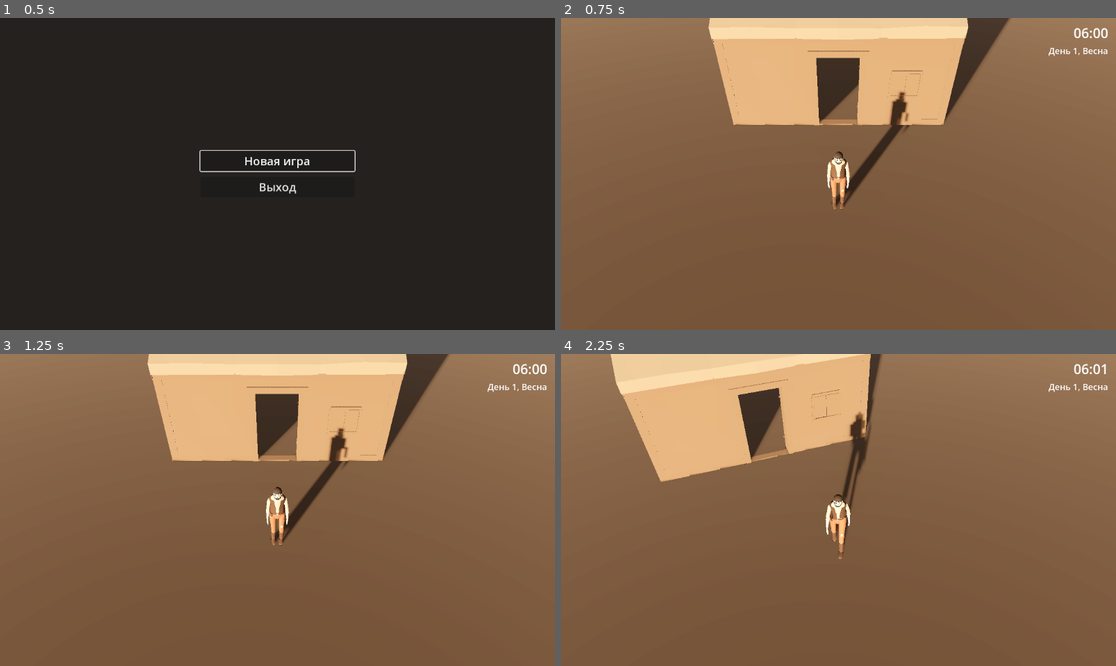
Above: before the commit, frames 1-4 (two rows, left to right).
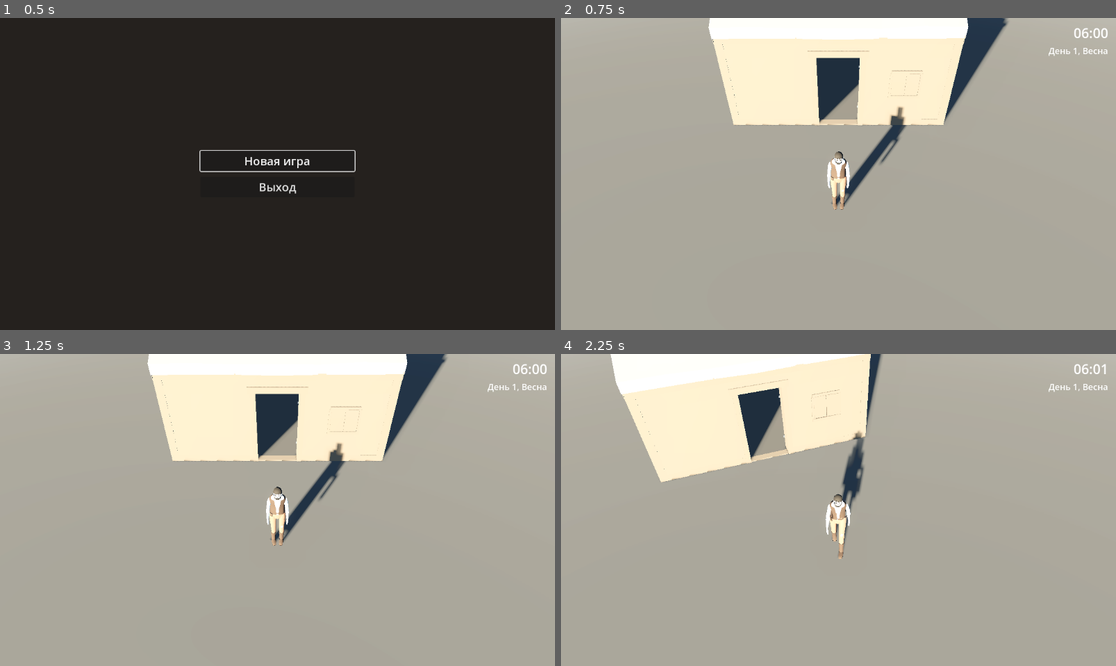
Above: after the commit, the same moments.

Repository: fea203456/Claude-
Game: Godot game, scene res://scenes/ui/main_menu.tscn
Two runs of this game, one before a commit and one after it. Both use one fixed random seed, a clock stepped at 60 frames per second and the inputs below.
Inputs (mouse positions are in pixels of both pictures, inside the frame that each line leads up to):
- Up to frame 1 (0.5 s): no input
- Up to frame 2 (0.75 s): click "Новая игра" at 0.5 s
- Up to frame 3 (1.25 s): no input
- Up to frame 4 (2.25 s): tap Enter at 1.25 s; move the mouse to (960, 494) at 1.27 s; hold D (move_right) 1.28-2.03 s; tap Q (camera_rotate_left) at 1.35 s; click (960, 494) at 1.42 s; move the mouse to (727, 525) at 2.02 s; hold S (move_back) from 2.03 s (still down); tap R (camera_rotate_right) at 2.1 s

Frame 1 is identical in both runs. In frame 2, 100% of the frame differs, in the area x 0-100%, y 0-100%; in frame 3, 100%; in frame 4, 100%.

Commit message:
Свет: съёмка шести кадров суток и проверка контраста
- daynight_capture.gd: шесть кадров (06/12/19/21/23/01), ракурс SHOT_POSE
  на северо-западный угол частокола, --pose для подбора кадра.
- check_luminance.py: YAVG и контраст YHIGH−YLOW, --min-contrast N;
  0 — порядок и контраст, 1 — нарушение, 2 — не удалось измерить.
- capture_daynight.sh: порог по умолчанию 39 (1.5 × контраст 12:00 до настройки).
- Настройка: вклад неба в ambient 0.35 (ambient_energy кривой заработал),
  без эмиссии глобального тумана, дистанционная дымка по глубине,
  плотный наземный туман только за частоколом, холодная луна,
  тёмное поле за оградой, объёмный туман 96/96 + дебандинг.

Co-Authored-By: Claude Opus 5.5 <noreply@anthropic.com>
Claude-Session: https://claude.ai/code/session_01799EQgMrSxx1d7nx5NPXL8

Diff:
--- a/game/project.godot
+++ b/game/project.godot
@@ -18,9 +18,10 @@
 [rendering]
 
 renderer/rendering_method="forward_plus"
-environment/volumetric_fog/volume_size=128
-environment/volumetric_fog/volume_depth=128
+environment/volumetric_fog/volume_size=96
+environment/volumetric_fog/volume_depth=96
 environment/volumetric_fog/use_filter=1
+anti_aliasing/quality/use_debanding=true
 
 [internationalization]
 
--- a/game/scenes/dev/daynight_capture.gd
+++ b/game/scenes/dev/daynight_capture.gd
@@ -1,17 +1,21 @@
 extends SceneTree
 ## Съёмщик суток для tools/capture_daynight.sh.
 ##   tools/godot.sh display --script res://scenes/dev/daynight_capture.gd -- <out_dir>
-##     грузит ферму через Game.new_game(), для minutes 0, 360, 780, 1020 ставит время на
-##     замороженных часах, ждёт 30 кадров (туман стабилизируется) и пишет
-##     day_0600.png, day_1200.png, day_1900.png, day_2300.png (1280×720) в out_dir.
+##     грузит ферму через Game.new_game(), ставит героя и камеру в SHOT_POSE, для каждого
+##     minutes из SHOTS ставит время на замороженных часах, ждёт SETTLE_FRAMES кадров
+##     (объёмный туман с временным сглаживанием оседает) и пишет <name>.png (1280×720) в out_dir.
+##   ... -- <out_dir> --pose x,z,yaw_index,distance — другой ракурс (подбор кадра).
 ##   ... -- --walk [minutes]
 ##     для Movie Maker: герой идёт скриптовым маршрутом от SpawnStart в дверь дома и внутрь
 ##     (через PlayerController.step), затем выходит сам. Часы стоят на [minutes] (по умолчанию 120).
 ## Игровое сохранение не трогается: GameFlow получает временный путь, а сам съёмщик
 ## ничего не сохраняет.
 
-const SHOTS := [[0, "day_0600.png"], [360, "day_1200.png"], [780, "day_1900.png"], [1020, "day_2300.png"]]
-const SETTLE_FRAMES := 30
+const SHOTS := [[0, "day_0600"], [360, "day_1200"], [780, "day_1900"], [900, "day_2100"],
+	[1020, "day_2300"], [1140, "day_0100"]]
+const SETTLE_FRAMES := 60
+## Ракурс кадров суток: герой (x, z), CameraRig.yaw_index, CameraRig.distance.
+const SHOT_POSE := [-11.5, -12.5, 1, 9.0]
 const SIZE := Vector2i(1280, 720)
 const TMP_SAVE := "user://capture_tmp/slot_1.json"
 
@@ -58,13 +62,20 @@
 
 func _shoot_stills(args: PackedStringArray) -> void:
 	var out_dir := ""
-	for a in args:
-		if not a.begins_with("--"):
-			out_dir = a
+	for i in args.size():
+		if not args[i].begins_with("--") and (i == 0 or args[i - 1] != "--pose"):
+			out_dir = args[i]
 	if out_dir == "":
 		_fail("usage: -- <out_dir>")
 		return
 	DirAccess.make_dir_recursive_absolute(out_dir)
+	var pose: Array = SHOT_POSE.duplicate()
+	var i_pose := args.find("--pose")
+	if i_pose >= 0 and i_pose + 1 < args.size():
+		var parts := args[i_pose + 1].split(",")
+		for k in mini(parts.size(), 4):
+			pose[k] = float(parts[k])
+	_place(pose)
 	for shot in SHOTS:
 		_game.clock.minutes = shot[0]
 		for i in SETTLE_FRAMES:
@@ -74,13 +85,23 @@
 		if img.get_size() != SIZE:
 			push_warning("capture: viewport %s, resizing to %s" % [img.get_size(), SIZE])
 			img.resize(SIZE.x, SIZE.y, Image.INTERPOLATE_LANCZOS)
-		var path: String = out_dir.path_join(shot[1])
+		var path: String = out_dir.path_join(shot[1] + ".png")
 		var err := img.save_png(path)
 		if err != OK:
 			_fail("save %s: %s" % [path, error_string(err)])
 			return
 		print("capture: %s minutes=%d" % [path, shot[0]])
 	quit(0)
+
+
+## Ставит героя в (x, z) лицом к камере, камеру — на yaw_index и distance.
+func _place(pose: Array) -> void:
+	var y := _player.global_position.y
+	_player.velocity = Vector3.ZERO
+	_player.from_save({"pos": [pose[0], y, pose[1]], "yaw": int(pose[2]) * PI / 4.0})
+	var rig := _game.world.find_child("CameraRig", true, false) as CameraRig
+	if rig != null:
+		rig.from_save({"yaw_index": int(pose[2]), "distance": pose[3]})
 
 
 func _start_walk(args: PackedStringArray) -> void:
--- a/game/scenes/world/farm_test.tscn
+++ b/game/scenes/world/farm_test.tscn
@@ -13,16 +13,24 @@
 
 [sub_resource type="FogMaterial" id="ground_fog_mat"]
 density = 0.6
-albedo = Color(0.62, 0.66, 0.7, 1)
-height_falloff = 1.2
-edge_fade = 0.2
+albedo = Color(0.82, 0.85, 0.9, 1)
+emission = Color(0.02, 0.025, 0.035, 1)
+height_falloff = 1.6
+edge_fade = 0.6
 
 [sub_resource type="PlaneMesh" id="ground_mesh"]
 size = Vector2(40, 40)
 
 [sub_resource type="StandardMaterial3D" id="ground_mat"]
-albedo_color = Color(0.227, 0.212, 0.196, 1)
+albedo_color = Color(0.235, 0.225, 0.215, 1)
 roughness = 0.85
+
+[sub_resource type="PlaneMesh" id="field_mesh"]
+size = Vector2(160, 160)
+
+[sub_resource type="StandardMaterial3D" id="field_mat"]
+albedo_color = Color(0.12, 0.125, 0.105, 1)
+roughness = 0.95
 
 [sub_resource type="BoxShape3D" id="ground_shape"]
 size = Vector3(40, 0.2, 40)
@@ -59,16 +67,16 @@
 transform = Transform3D(0.866, 0.0868, -0.4924, 0, 0.9848, 0.1736, 0.5, -0.1504, 0.8529, 0, 5, 0)
 light_color = Color(1, 0.7, 0.46, 1)
 light_energy = 2.1
-light_volumetric_fog_energy = 0.2
+light_volumetric_fog_energy = 0.5
 shadow_enabled = true
 directional_shadow_max_distance = 40.0
 directional_shadow_blend_splits = true
 
 [node name="Moon" type="DirectionalLight3D" parent="."]
-transform = Transform3D(-0.866, 0.0868, 0.4924, 0, 0.9848, -0.1736, -0.5, -0.1504, -0.8529, 0, 5, 0)
+transform = Transform3D(-1, 0, 0, 0, 0.9848, -0.1736, 0, -0.1736, -0.9848, 0, 5, 0)
 light_color = Color(0.55, 0.65, 0.85, 1)
 light_energy = 0.0
-light_volumetric_fog_energy = 0.2
+light_volumetric_fog_energy = 0.6
 shadow_enabled = true
 directional_shadow_max_distance = 40.0
 visible = false
@@ -86,6 +94,11 @@
 [node name="GroundMesh" type="MeshInstance3D" parent="Ground"]
 mesh = SubResource("ground_mesh")
 surface_material_override/0 = SubResource("ground_mat")
+
+[node name="Field" type="MeshInstance3D" parent="Ground"]
+transform = Transform3D(1, 0, 0, 0, 1, 0, 0, 0, 1, 0, -0.02, 0)
+mesh = SubResource("field_mesh")
+surface_material_override/0 = SubResource("field_mat")
 
 [node name="GroundShape" type="CollisionShape3D" parent="Ground"]
 transform = Transform3D(1, 0, 0, 0, 1, 0, 0, 0, 1, 0, -0.1, 0)
--- a/game/world/day_night_curve.tres
+++ b/game/world/day_night_curve.tres
@@ -5,10 +5,10 @@
 [resource]
 script = ExtResource("1")
 keys = Array[Dictionary]([
-{"minutes": 0, "sun_pitch_deg": 10.0, "sun_color": Color(1, 0.8, 0.58, 1), "sun_energy": 2.0, "ambient_energy": 0.5, "sky_color": Color(0.54, 0.46, 0.42, 1), "fog_density": 0.01, "fog_color": Color(0.64, 0.55, 0.48, 1), "moon_pitch_deg": 30.0, "moon_color": Color(0.5, 0.6, 0.9, 1), "moon_energy": 0.0, "ground_fog_density": 0.004},
-{"minutes": 360, "sun_pitch_deg": 52.0, "sun_color": Color(0.96, 0.94, 0.88, 1), "sun_energy": 2.4, "ambient_energy": 0.5, "sky_color": Color(0.5, 0.5, 0.49, 1), "fog_density": 0.01, "fog_color": Color(0.6, 0.6, 0.58, 1), "moon_pitch_deg": 30.0, "moon_color": Color(0.5, 0.6, 0.9, 1), "moon_energy": 0.0, "ground_fog_density": 0.004},
-{"minutes": 780, "sun_pitch_deg": 8.0, "sun_color": Color(1, 0.62, 0.36, 1), "sun_energy": 1.6, "ambient_energy": 0.38, "sky_color": Color(0.44, 0.3, 0.27, 1), "fog_density": 0.016, "fog_color": Color(0.44, 0.33, 0.3, 1), "moon_pitch_deg": 30.0, "moon_color": Color(0.5, 0.6, 0.9, 1), "moon_energy": 0.0, "ground_fog_density": 0.01},
-{"minutes": 840, "sun_pitch_deg": -6.0, "sun_color": Color(0.45, 0.5, 0.7, 1), "sun_energy": 0.0, "ambient_energy": 0.3, "sky_color": Color(0.07, 0.07, 0.11, 1), "fog_density": 0.045, "fog_color": Color(0.2, 0.22, 0.3, 1), "moon_pitch_deg": 20.0, "moon_color": Color(0.5, 0.6, 0.9, 1), "moon_energy": 0.15, "ground_fog_density": 0.08},
-{"minutes": 960, "sun_pitch_deg": -12.0, "sun_color": Color(0.55, 0.66, 1, 1), "sun_energy": 0.0, "ambient_energy": 0.4, "sky_color": Color(0.035, 0.05, 0.085, 1), "fog_density": 0.115, "fog_color": Color(0.26, 0.34, 0.48, 1), "moon_pitch_deg": 45.0, "moon_color": Color(0.5, 0.62, 0.95, 1), "moon_energy": 0.45, "ground_fog_density": 0.22},
-{"minutes": 1200, "sun_pitch_deg": -8.0, "sun_color": Color(0.5, 0.62, 0.95, 1), "sun_energy": 0.0, "ambient_energy": 0.35, "sky_color": Color(0.03, 0.04, 0.075, 1), "fog_density": 0.135, "fog_color": Color(0.22, 0.3, 0.43, 1), "moon_pitch_deg": 38.0, "moon_color": Color(0.48, 0.6, 0.95, 1), "moon_energy": 0.38, "ground_fog_density": 0.26}
+{"minutes": 0, "sun_pitch_deg": 18.0, "sun_color": Color(1, 0.85, 0.6, 1), "sun_energy": 3.6, "ambient_energy": 3.0, "sky_color": Color(0.5, 0.62, 0.78, 1), "fog_density": 0.008, "fog_color": Color(0.5, 0.65, 0.82, 1), "moon_pitch_deg": 30.0, "moon_color": Color(0.5, 0.6, 0.9, 1), "moon_energy": 0.0, "ground_fog_density": 0.3},
+{"minutes": 360, "sun_pitch_deg": 55.0, "sun_color": Color(1, 0.97, 0.9, 1), "sun_energy": 2.8, "ambient_energy": 1.6, "sky_color": Color(0.56, 0.6, 0.64, 1), "fog_density": 0.003, "fog_color": Color(0.66, 0.68, 0.7, 1), "moon_pitch_deg": 30.0, "moon_color": Color(0.5, 0.6, 0.9, 1), "moon_energy": 0.0, "ground_fog_density": 0.0},
+{"minutes": 780, "sun_pitch_deg": 18.0, "sun_color": Color(1, 0.66, 0.4, 1), "sun_energy": 2.75, "ambient_energy": 4.6, "sky_color": Color(0.44, 0.38, 0.5, 1), "fog_density": 0.008, "fog_color": Color(0.5, 0.44, 0.54, 1), "moon_pitch_deg": 30.0, "moon_color": Color(0.5, 0.6, 0.9, 1), "moon_energy": 0.0, "ground_fog_density": 0.14},
+{"minutes": 840, "sun_pitch_deg": -4.0, "sun_color": Color(0.45, 0.5, 0.7, 1), "sun_energy": 0.0, "ambient_energy": 8.0, "sky_color": Color(0.22, 0.22, 0.34, 1), "fog_density": 0.012, "fog_color": Color(0.34, 0.33, 0.44, 1), "moon_pitch_deg": 15.0, "moon_color": Color(0.78, 0.83, 0.94, 1), "moon_energy": 0.6, "ground_fog_density": 0.2},
+{"minutes": 960, "sun_pitch_deg": -14.0, "sun_color": Color(0.55, 0.66, 1, 1), "sun_energy": 0.0, "ambient_energy": 2.2, "sky_color": Color(0.08, 0.1, 0.15, 1), "fog_density": 0.016, "fog_color": Color(0.3, 0.33, 0.38, 1), "moon_pitch_deg": 45.0, "moon_color": Color(0.78, 0.83, 0.94, 1), "moon_energy": 1.2, "ground_fog_density": 1.2},
+{"minutes": 1200, "sun_pitch_deg": -10.0, "sun_color": Color(0.5, 0.62, 0.95, 1), "sun_energy": 0.0, "ambient_energy": 2.0, "sky_color": Color(0.07, 0.09, 0.14, 1), "fog_density": 0.018, "fog_color": Color(0.28, 0.31, 0.36, 1), "moon_pitch_deg": 38.0, "moon_color": Color(0.76, 0.82, 0.94, 1), "moon_energy": 1.1, "ground_fog_density": 1.3}
 ])
--- a/game/world/farm_environment.tres
+++ b/game/world/farm_environment.tres
@@ -16,6 +16,7 @@
 sky = SubResource("Sky_1")
 ambient_light_source = 3
 ambient_light_color = Color(0.42, 0.52, 0.62, 1)
+ambient_light_sky_contribution = 0.35
 ambient_light_energy = 0.65
 tonemap_mode = 3
 tonemap_exposure = 1.0
@@ -24,17 +25,21 @@
 glow_bloom = 0.02
 fog_enabled = true
 fog_light_color = Color(0.34, 0.42, 0.5, 1)
-fog_density = 0.008
-fog_aerial_perspective = 0.6
+fog_mode = 1
+fog_density = 0.55
+fog_aerial_perspective = 0.4
+fog_depth_curve = 1.4
+fog_depth_begin = 14.0
+fog_depth_end = 45.0
 volumetric_fog_enabled = true
 volumetric_fog_density = 0.03
 volumetric_fog_albedo = Color(0.7, 0.78, 0.86, 1)
-volumetric_fog_emission = Color(0.1, 0.14, 0.19, 1)
-volumetric_fog_ambient_inject = 1.5
+volumetric_fog_emission = Color(0, 0, 0, 1)
+volumetric_fog_ambient_inject = 0.4
 volumetric_fog_gi_inject = 0.0
 volumetric_fog_length = 32.0
 volumetric_fog_anisotropy = 0.1
 volumetric_fog_temporal_reprojection_enabled = true
 adjustment_enabled = true
-adjustment_contrast = 1.1
-adjustment_saturation = 0.85
+adjustment_contrast = 1.15
+adjustment_saturation = 0.82
Not shown: 1 places in game/scenes/world/farm_test.tscn that only renumber resources
Not shown, changed: docs/previews/farm_walk.mp4
Not shown, changed: tools/capture_daynight.sh
